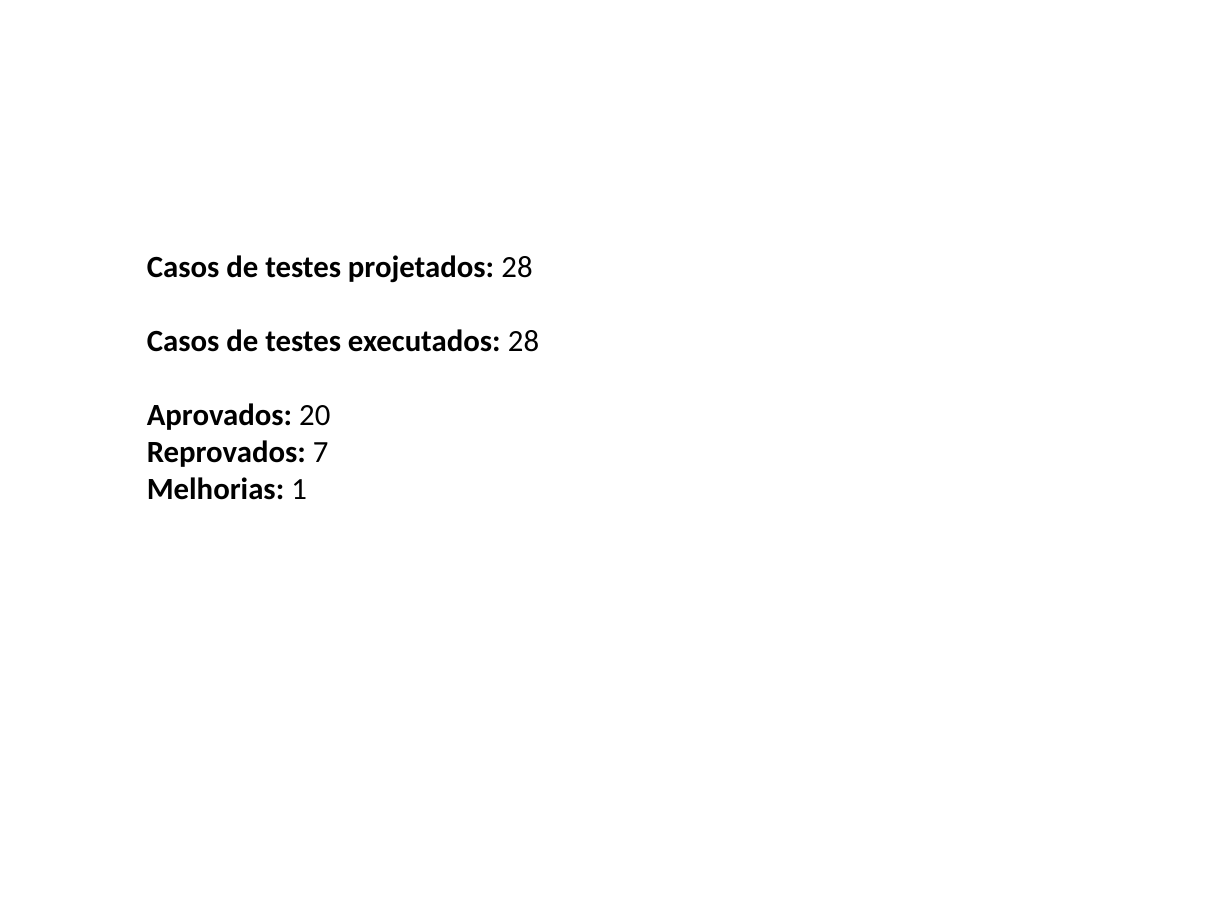
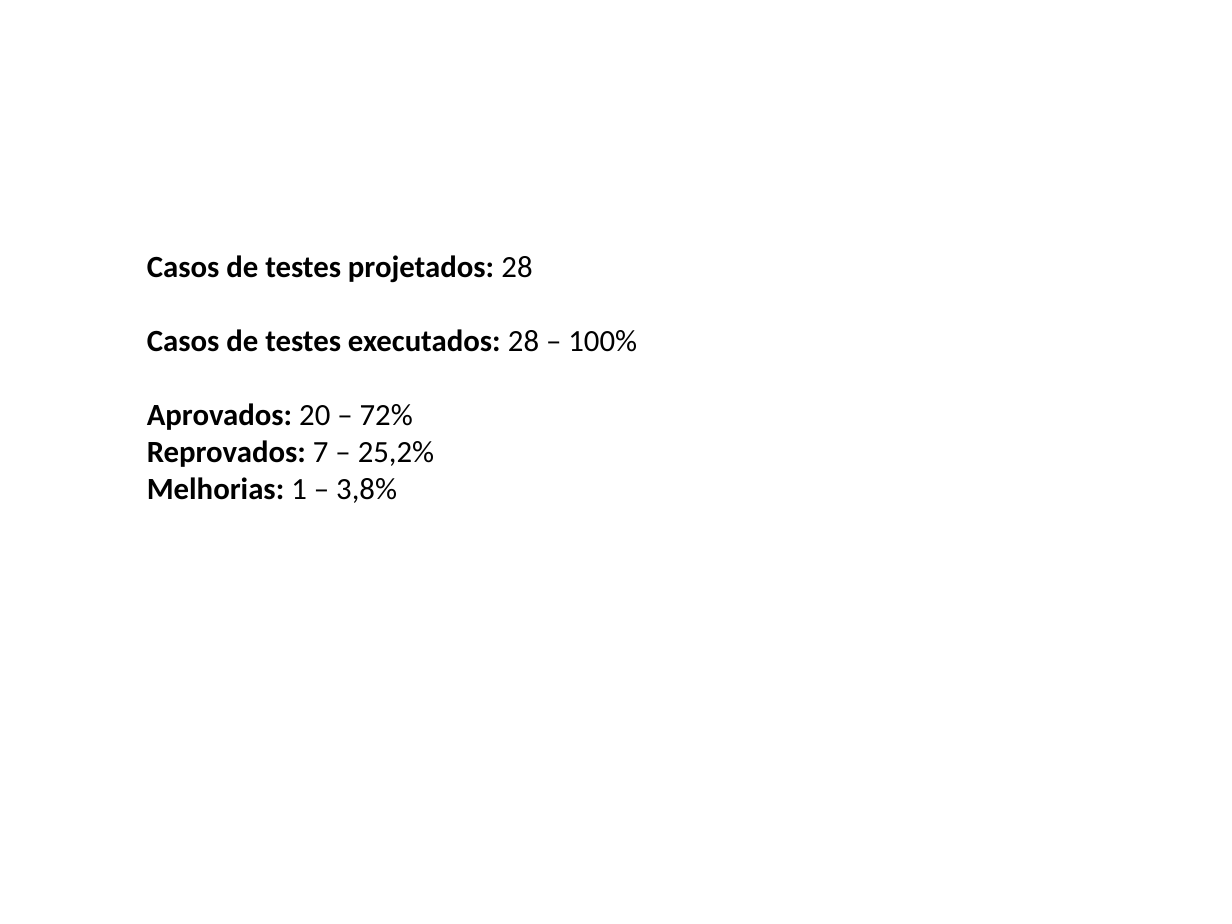
Before and after one commit to JoaoMarc0s/ProjetoTCS, a slide deck: slide 5 of Avaliação de testes.pptx. Drawn at 1232x924 pixels with LibreOffice and Linux fonts; fonts in the diff are those of the drawing; background and template pictures are left out. Boxes give left, top, right and bottom in pixels: in the first picture for what was removed or moved away, otherwise in the second. Text is boxed around its words. In the diff, an @@ line names an element or a change of style, - is before the commit and + after.

Commit message:
% adicionada aos resumo dos testes

```diff
--- a/Avaliação de testes.pptx
+++ b/Avaliação de testes.pptx
@@ text at (x1=147, y1=329, x2=637, y2=503): text changed @@
-Casos de testes executados: 28
-Aprovados: 20
-Reprovados: 7
-Melhorias: 1
+Casos de testes executados: 28 – 100%
+Aprovados: 20 – 72%
+Reprovados: 7 – 25,2%
+Melhorias: 1 – 3,8%
```
Also in this commit, not shown: 4 other slides changed.
